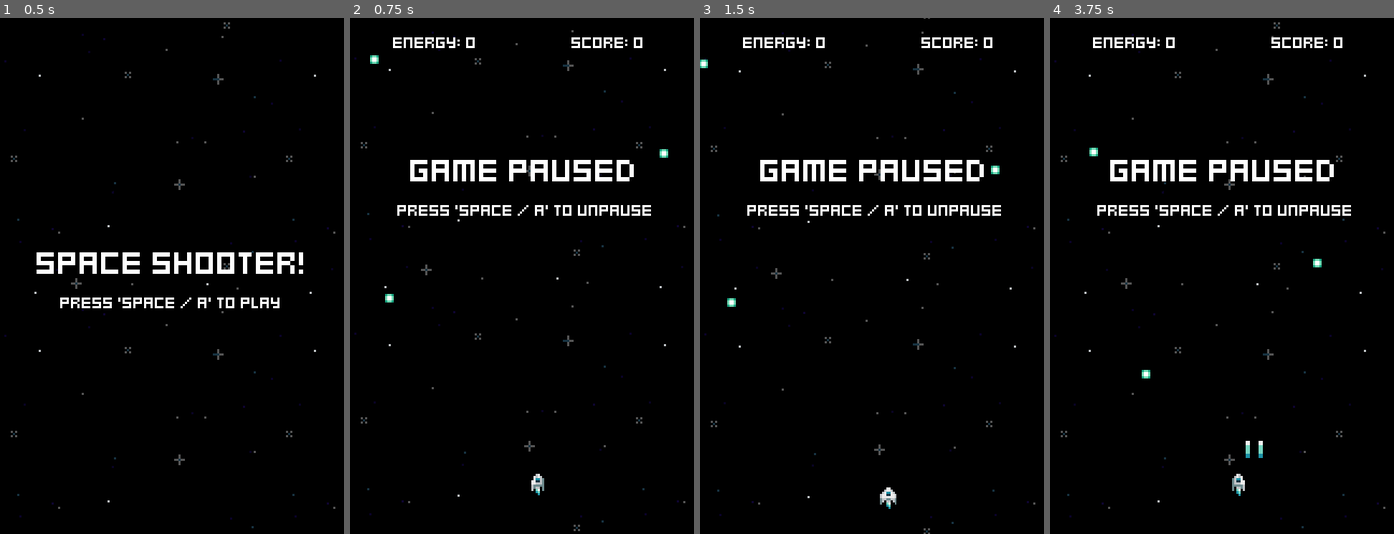
Above: before the commit, frames 1-4 (left to right).
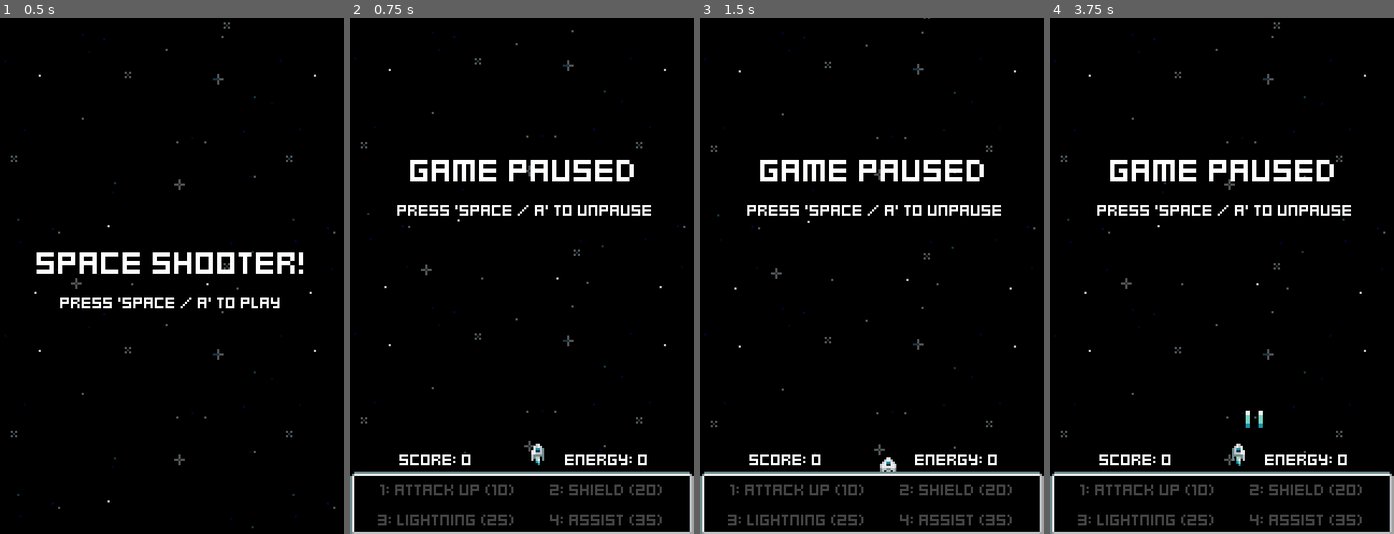
Above: after the commit, the same moments.

Repository: jacristi/godot-space-shooter
Game: Godot game, scene res://ui/menu.tscn
The game is run twice, just before and just after one commit, with the same random seed, the same clock (stepped at 60 frames per second) and the same inputs.
Inputs:
- Up to frame 1 (0.5 s): no input
- Up to frame 2 (0.75 s): tap Space (fire) at 0.5, 0.6 s; hold D (move_right) from 0.53 s (still down)
- Up to frame 3 (1.5 s): tap Space (fire) at 1.25, 1.35 s; release D (move_right) at 1.28 s; hold S (move_down) from 1.28 s (still down)
- Up to frame 4 (3.75 s): tap Space (fire) at 2, 2.1, 2.75, 2.85, 3.5, 3.6 s; release S (move_down) at 2.03 s; hold D (move_right) 2.03-2.78 s; hold W (move_up) 2.78-3.53 s; hold A (move_left) from 3.53 s (still down)

Frame 1 is identical in both runs. In frame 2, 4.1% of the frame differs, in the area x 0-100%, y 3-100%; in frame 3, 4.1%; in frame 4, 4.3%.

Commit message:
feat: major initial changes for powerup rework

Diff:
--- a/components/border_bounce_component.gd
+++ b/components/border_bounce_component.gd
@@ -20,7 +20,7 @@
 var top_border    = 0
 var left_border   = 0
 var right_border  = ProjectSettings.get_setting("display/window/size/viewport_width")
-var bottom_border = ProjectSettings.get_setting("display/window/size/viewport_height")
+var bottom_border = ProjectSettings.get_setting("display/window/size/viewport_height") - 24
 
 func _ready() -> void:
     top_clamp    = top_border + margin
--- a/components/position_clamp_component.gd
+++ b/components/position_clamp_component.gd
@@ -6,7 +6,7 @@
 @export var left_margin: = 8
 @export var right_margin: = 8
 @export var top_margin: = 16
-@export var bottom_margin: = 8
+@export var bottom_margin: = 24
 
 @export var should_clamp_left   := true
 @export var should_clamp_right  := true
@@ -18,10 +18,10 @@
 var top_clamp:    float
 var bottom_clamp: float
 
-var bottom_border    = ProjectSettings.get_setting("display/window/size/viewport_height")
+var bottom_border = ProjectSettings.get_setting("display/window/size/viewport_height")
 var left_border   = 0
 var right_border  = ProjectSettings.get_setting("display/window/size/viewport_width")
-var top_border = 0
+var top_border    = 0
 
 func _ready() -> void:
     bottom_clamp    = bottom_border - bottom_margin
--- a/enemies/enemy_generator.tscn
+++ b/enemies/enemy_generator.tscn
@@ -28,6 +28,7 @@
 script = ExtResource("2_6o3sb")
 
 [node name="GreenEnemySpawnTimer" type="Timer" parent="."]
+wait_time = 0.5
 one_shot = true
 autostart = true
 
--- a/enemies/green_enemy.tscn
+++ b/enemies/green_enemy.tscn
@@ -39,7 +39,8 @@
 size = Vector2(6, 2)
 
 [node name="GreenEnemy" instance=ExtResource("1_hr23f")]
-spawn_time = 3.0
+spawn_time = 4.0
+energy_dropped = 2
 
 [node name="AnimatedSprite2D" parent="." index="0"]
 sprite_frames = SubResource("SpriteFrames_hpgne")
--- a/enemies/yellow_enemy.tscn
+++ b/enemies/yellow_enemy.tscn
@@ -36,7 +36,7 @@
 [node name="YellowEnemy" instance=ExtResource("1_gqcw3")]
 script = ExtResource("2_5qepq")
 spawn_time = 9.0
-energy_dropped = 2
+energy_dropped = 3
 
 [node name="AnimatedSprite2D" parent="." index="0"]
 sprite_frames = SubResource("SpriteFrames_d5yub")
--- a/events/Events.gd
+++ b/events/Events.gd
@@ -1,4 +1 @@
 extends Node
-
-
-signal enemy_ship_destroyed
--- /dev/null
+++ b/pickups/blue_attack_speed_up.gd
@@ -0,0 +1,14 @@
+extends Node2D
+
+@export var player: Node2D
+@onready var variable_pitch_audio_stream_player: VariablePitchAudioStreamPlayer = $VariablePitchAudioStreamPlayer
+
+
+func _ready() -> void:
+    if player == null:
+        player = get_tree().get_first_node_in_group("player")
+
+    player.incr_fire_rate()
+    variable_pitch_audio_stream_player.play()
+    await get_tree().create_timer(2.0).timeout
+    queue_free()
--- /dev/null
+++ b/pickups/blue_attack_speed_up.tscn
@@ -0,0 +1,15 @@
+[gd_scene load_steps=4 format=3 uid="uid://ddfakrfu06re4"]
+
+[ext_resource type="Script" path="res://pickups/blue_attack_speed_up.gd" id="1_7f6jx"]
+[ext_resource type="AudioStream" uid="uid://dmvk7yrt6ufwy" path="res://sfx/pickup_sound_1.wav" id="2_lf5e4"]
+[ext_resource type="Script" path="res://components/variable_pitch_audio_stream_player.gd" id="3_ww6yw"]
+
+[node name="AttackSpeedUp" type="Node2D"]
+script = ExtResource("1_7f6jx")
+
+[node name="VariablePitchAudioStreamPlayer" type="AudioStreamPlayer" parent="."]
+stream = ExtResource("2_lf5e4")
+volume_db = -11.716
+bus = &"SFX"
+script = ExtResource("3_ww6yw")
+auto_play_with_variance = true
--- a/pickups/blue_pickup.tscn
+++ b/pickups/blue_pickup.tscn
@@ -1,7 +1,8 @@
-[gd_scene load_steps=13 format=3 uid="uid://bn37hg8rvt4in"]
+[gd_scene load_steps=14 format=3 uid="uid://bn37hg8rvt4in"]
 
 [ext_resource type="PackedScene" uid="uid://bfgfj802ng1mt" path="res://pickups/pickup.tscn" id="1_lcx6e"]
 [ext_resource type="Texture2D" uid="uid://yapodnb80tn2" path="res://assets/pickups.png" id="2_rmyun"]
+[ext_resource type="PackedScene" uid="uid://ddfakrfu06re4" path="res://pickups/blue_attack_speed_up.tscn" id="3_ykay1"]
 
 [sub_resource type="AtlasTexture" id="AtlasTexture_1itdo"]
 atlas = ExtResource("2_rmyun")
@@ -67,7 +68,6 @@
 size = Vector2(6, 6)
 
 [node name="BluePickup" instance=ExtResource("1_lcx6e")]
-pickup_score = 150
 
 [node name="AnimatedSprite2D" parent="." index="0"]
 sprite_frames = SubResource("SpriteFrames_grv4a")
@@ -89,3 +89,6 @@
 
 [node name="CollectedComponent" parent="." index="12" node_paths=PackedStringArray("spawner_component")]
 spawner_component = NodePath("../CollectedSpawnerComponent")
+
+[node name="CollectedSpawnerComponent" parent="." index="13"]
+scene = ExtResource("3_ykay1")
--- a/pickups/energy_pickup.tscn
+++ b/pickups/energy_pickup.tscn
@@ -59,5 +59,5 @@
 
 [node name="MoveToComponent" type="Node" parent="States/MoveToCollectState" node_paths=PackedStringArray("actor")]
 script = ExtResource("5_0i7n7")
-speed = 150.0
+speed = 200.0
 actor = NodePath("../../..")
--- a/pickups/pickup.gd
+++ b/pickups/pickup.gd
@@ -1,7 +1,5 @@
 class_name Pickup
 extends Node2D
-
-@export var pickup_score: int
 
 @onready var move_component:  MoveComponent  = $MoveComponent
 @onready var stats_component: StatsComponent = $StatsComponent
@@ -18,7 +16,6 @@
 
 @onready var audio_player: VariablePitchAudioStreamPlayer = $VariablePitchAudioStreamPlayer
 @onready var blip_audio_stream_player: VariablePitchAudioStreamPlayer = $BlipAudioStreamPlayer
-
 
 
 func _ready() -> void:
@@ -43,5 +40,4 @@
 
 
 func handle_on_collect(_hurtbox: HurtboxComponent) -> void:
-    score_component.adjust_score(pickup_score)
     collected_component.destroy()
--- a/pickups/pickup.tscn
+++ b/pickups/pickup.tscn
@@ -56,6 +56,7 @@
 [node name="HitboxComponent" type="Area2D" parent="."]
 collision_layer = 0
 script = ExtResource("9_ly3yr")
+damage = 0
 
 [node name="HurtComponent" type="Node" parent="." node_paths=PackedStringArray("stats_component", "hurtbox_component")]
 script = ExtResource("10_73utc")
--- a/pickups/pickup_generator.gd
+++ b/pickups/pickup_generator.gd
@@ -1,9 +1,20 @@
 extends Node2D
+
+@export var blue_powerup_cost := 3
+@export var yellow_powerup_cost := 50
+@export var green_powerup_cost := 35
+@export var white_powerup_cost := 75
 
 @export var BluePickupScene: PackedScene
 @export var YellowPickupScene: PackedScene
 @export var GreenPickupScene: PackedScene
 @export var WhitePickupScene: PackedScene
+
+@onready var blue_pickup_spawn_timer: Timer = $BluePickupSpawnTimer
+@onready var yellow_pickup_spawn_timer: Timer = $YellowPickupSpawnTimer
+@onready var green_pickup_spawn_timer: Timer = $GreenPickupSpawnTimer
+@onready var white_pickup_spawn_timer: Timer = $WhitePickupSpawnTimer
+
 
 var margin := 8
 var screen_width = ProjectSettings.get_setting("display/window/size/viewport_width")
@@ -11,64 +22,72 @@
 @export var game_stats: GameStats
 
 @onready var spawner_component: SpawnerComponent = $SpawnerComponent
-@onready var blue_pickup_spawn_timer: Timer = $BluePickupSpawnTimer
-@onready var yelllow_pickup_spawn_timer: Timer = $YelllowPickupSpawnTimer
-@onready var green_pickup_spawn_timer: Timer = $GreenPickupSpawnTimer
-@onready var white_pickup_spawn_timer: Timer = $WhitePickupSpawnTimer
+var player
 
 
 func _ready() -> void:
-    blue_pickup_spawn_timer.timeout.connect(
-        handle_pickup_spawn.bind(
-            BluePickupScene,
-            blue_pickup_spawn_timer
+    if player == null:
+        player = get_tree().get_first_node_in_group("player")
+
+func handle_pickup_spawn(pickup_scene: PackedScene) -> void:
+    if not is_instance_valid(player): return
+    spawner_component.scene = pickup_scene
+    spawner_component.spawn(
+        Vector2(player.position.x, player.position.y-15)
         )
-    )
 
-    yelllow_pickup_spawn_timer.timeout.connect(
-        handle_pickup_spawn.bind(
-            YellowPickupScene,
-            yelllow_pickup_spawn_timer
-        )
-    )
+func _process(delta: float) -> void:
+    if Input.is_action_just_pressed("option_1") and can_spawn_blue_pickup():
+        purchase_blue_powerup()
 
-    green_pickup_spawn_timer.timeout.connect(
-        handle_pickup_spawn.bind(
-            GreenPickupScene,
-            green_pickup_spawn_timer
-        )
-    )
+    if Input.is_action_just_pressed("option_2") and can_spawn_green_pickup():
+        purchase_green_powerup()
 
-    white_pickup_spawn_timer.timeout.connect(
-        handle_pickup_spawn.bind(
-            WhitePickupScene,
-            white_pickup_spawn_timer
-        )
-    )
+    if Input.is_action_just_pressed("option_3") and can_spawn_yellow_pickup():
+        purchase_yellow_powerup()
 
-    game_stats.score_changed.connect(check_enable_pickup_timers)
+    if Input.is_action_just_pressed("option_4") and can_spawn_white_pickup():
+        purchase_white_powerup()
 
 
-func check_enable_pickup_timers(new_score: int):
-    if new_score > 100:
-        blue_pickup_spawn_timer.process_mode = Node.PROCESS_MODE_INHERIT
-
-    if new_score > 300:
-        green_pickup_spawn_timer.process_mode = Node.PROCESS_MODE_INHERIT
-
-    if new_score > 500:
-        yelllow_pickup_spawn_timer.process_mode = Node.PROCESS_MODE_INHERIT
-
-    if new_score > 650:
-        white_pickup_spawn_timer.process_mode = Node.PROCESS_MODE_INHERIT
+func purchase_blue_powerup():
+    if game_stats.energy < blue_powerup_cost: return
+    game_stats.energy -= blue_powerup_cost
+    handle_pickup_spawn(BluePickupScene)
+    blue_pickup_spawn_timer.start()
 
 
-func handle_pickup_spawn(pickup_scene: PackedScene, timer: Timer) -> void:
-    spawner_component.scene = pickup_scene
-    spawner_component.spawn(
-        Vector2(
-            randf_range(margin, screen_width-margin),
-            5
-            )
-        )
-    timer.start()
+func purchase_yellow_powerup():
+    if game_stats.energy < yellow_powerup_cost: return
+    game_stats.energy -= yellow_powerup_cost
+    handle_pickup_spawn(YellowPickupScene)
+    yellow_pickup_spawn_timer.start()
+
+
+func purchase_green_powerup():
+    if game_stats.energy < green_powerup_cost: return
+    game_stats.energy -= green_powerup_cost
+    handle_pickup_spawn(GreenPickupScene)
+    green_pickup_spawn_timer.start()
+
+
+func purchase_white_powerup():
+    if game_stats.energy < white_powerup_cost: return
+    game_stats.energy -= white_powerup_cost
+    handle_pickup_spawn(WhitePickupScene)
+    white_pickup_spawn_timer.start()
+
+
+func can_player_get_flank_ship():
+    if not is_instance_valid(player): return false
+    return not player.has_flank_left_1 \
+        or not player.has_flank_left_2 \
+        or not player.has_flank_right_1 \
+        or not player.has_flank_right_2
+
+func can_spawn_blue_pickup() -> bool: return blue_pickup_spawn_timer.time_left <= 0 and game_stats.energy >= 10
+func can_spawn_green_pickup() -> bool: return green_pickup_spawn_timer.time_left <= 0 and game_stats.energy >= 20
+func can_spawn_yellow_pickup() -> bool: return yellow_pickup_spawn_timer.time_left <= 0 and game_stats.energy >= 25
+func can_spawn_white_pickup() -> bool: return white_pickup_spawn_timer.time_left <= 0 \
+    and game_stats.energy >= 35 \
+    and can_player_get_flank_ship()
--- a/pickups/pickup_generator.tscn
+++ b/pickups/pickup_generator.tscn
@@ -1,19 +1,24 @@
-[gd_scene load_steps=8 format=3 uid="uid://di2ph76flv6jj"]
+[gd_scene load_steps=9 format=3 uid="uid://di2ph76flv6jj"]
 
 [ext_resource type="Script" path="res://components/spawner_component.gd" id="1_a116s"]
 [ext_resource type="Script" path="res://pickups/pickup_generator.gd" id="1_xw532"]
-[ext_resource type="PackedScene" uid="uid://0dqkb5n4y50j" path="res://pickups/yellow_pickup.tscn" id="3_cj8ys"]
+[ext_resource type="PackedScene" uid="uid://ddfakrfu06re4" path="res://pickups/blue_attack_speed_up.tscn" id="2_3ji3i"]
 [ext_resource type="Resource" uid="uid://xq5q3g3tvjm1" path="res://resources/game_stats.tres" id="3_itmc1"]
 [ext_resource type="PackedScene" uid="uid://bn37hg8rvt4in" path="res://pickups/blue_pickup.tscn" id="3_o20su"]
-[ext_resource type="PackedScene" uid="uid://chrwe6wygwpss" path="res://pickups/green_pickup.tscn" id="4_r45pj"]
-[ext_resource type="PackedScene" uid="uid://clewvp4mprern" path="res://pickups/white_pickup.tscn" id="5_j0gc6"]
+[ext_resource type="PackedScene" uid="uid://dj8gox2cs60nn" path="res://projectiles/yellow_pickup_projectile.tscn" id="3_wtcxm"]
+[ext_resource type="PackedScene" uid="uid://xxsws20p7731" path="res://projectiles/player_ship_shield.tscn" id="4_ojr0q"]
+[ext_resource type="PackedScene" uid="uid://lt8c5mqot8ul" path="res://scenes/player/player_flank.tscn" id="5_xajjh"]
 
-[node name="PickupGenerator" type="Node2D"]
+[node name="PickupGenerator" type="Node2D" groups=["PickupManager"]]
 script = ExtResource("1_xw532")
-BluePickupScene = ExtResource("3_o20su")
-YellowPickupScene = ExtResource("3_cj8ys")
-GreenPickupScene = ExtResource("4_r45pj")
-WhitePickupScene = ExtResource("5_j0gc6")
+blue_powerup_cost = 10
+yellow_powerup_cost = 25
+green_powerup_cost = 20
+white_powerup_cost = 35
+BluePickupScene = ExtResource("2_3ji3i")
+YellowPickupScene = ExtResource("3_wtcxm")
+GreenPickupScene = ExtResource("4_ojr0q")
+WhitePickupScene = ExtResource("5_xajjh")
 game_stats = ExtResource("3_itmc1")
 
 [node name="SpawnerComponent" type="Node2D" parent="."]
@@ -21,25 +26,17 @@
 scene = ExtResource("3_o20su")
 
 [node name="BluePickupSpawnTimer" type="Timer" parent="."]
-process_mode = 4
-wait_time = 45.0
+wait_time = 10.0
 one_shot = true
-autostart = true
 
-[node name="YelllowPickupSpawnTimer" type="Timer" parent="."]
-process_mode = 4
-wait_time = 80.0
+[node name="YellowPickupSpawnTimer" type="Timer" parent="."]
+wait_time = 10.0
 one_shot = true
-autostart = true
 
 [node name="GreenPickupSpawnTimer" type="Timer" parent="."]
-process_mode = 4
-wait_time = 50.0
+wait_time = 10.0
 one_shot = true
-autostart = true
 
 [node name="WhitePickupSpawnTimer" type="Timer" parent="."]
-process_mode = 4
-wait_time = 50.0
+wait_time = 10.0
 one_shot = true
-autostart = true
--- a/project.godot
+++ b/project.godot
@@ -28,6 +28,11 @@
 window/size/window_width_override=640
 window/size/window_height_override=960
 window/stretch/mode="canvas_items"
+
+[gui]
+
+theme/custom="res://resources/default_theme.tres"
+theme/custom_font="res://fonts/kenney_mini_square.ttf"
 
 [input]
 
@@ -80,6 +85,41 @@
 "events": [Object(InputEventKey,"resource_local_to_scene":false,"resource_name":"","device":-1,"window_id":0,"alt_press …(192 unchanged characters)…
 ]
 }
+nav_left={
+"deadzone": 0.5,
+"events": [Object(InputEventKey,"resource_local_to_scene":false,"resource_name":"","device":-1,"window_id":0,"alt_pressed":false,"shift_pressed":false,"ctrl_pressed":false,"meta_pressed":false,"pressed":false,"keycode":0,"physical_keycode":81,"key_label":0,"unicode":113,"location":0,"echo":false,"script":null)
+]
+}
+nav_right={
+"deadzone": 0.5,
+"events": [Object(InputEventKey,"resource_local_to_scene":false,"resource_name":"","device":-1,"window_id":0,"alt_pressed":false,"shift_pressed":false,"ctrl_pressed":false,"meta_pressed":false,"pressed":false,"keycode":0,"physical_keycode":69,"key_label":0,"unicode":101,"location":0,"echo":false,"script":null)
+]
+}
+option_1={
+"deadzone": 0.5,
+"events": [Object(InputEventKey,"resource_local_to_scene":false,"resource_name":"","device":-1,"window_id":0,"alt_pressed":false,"shift_pressed":false,"ctrl_pressed":false,"meta_pressed":false,"pressed":false,"keycode":0,"physical_keycode":49,"key_label":0,"unicode":49,"location":0,"echo":false,"script":null)
+]
+}
+option_2={
+"deadzone": 0.5,
+"events": [Object(InputEventKey,"resource_local_to_scene":false,"resource_name":"","device":-1,"window_id":0,"alt_pressed":false,"shift_pressed":false,"ctrl_pressed":false,"meta_pressed":false,"pressed":false,"keycode":0,"physical_keycode":50,"key_label":0,"unicode":50,"location":0,"echo":false,"script":null)
+]
+}
+option_3={
+"deadzone": 0.5,
+"events": [Object(InputEventKey,"resource_local_to_scene":false,"resource_name":"","device":-1,"window_id":0,"alt_pressed":false,"shift_pressed":false,"ctrl_pressed":false,"meta_pressed":false,"pressed":false,"keycode":0,"physical_keycode":51,"key_label":0,"unicode":51,"location":0,"echo":false,"script":null)
+]
+}
+option_4={
+"deadzone": 0.5,
+"events": [Object(InputEventKey,"resource_local_to_scene":false,"resource_name":"","device":-1,"window_id":0,"alt_pressed":false,"shift_pressed":false,"ctrl_pressed":false,"meta_pressed":false,"pressed":false,"keycode":0,"physical_keycode":52,"key_label":0,"unicode":52,"location":0,"echo":false,"script":null)
+]
+}
+option_5={
+"deadzone": 0.5,
+"events": [Object(InputEventKey,"resource_local_to_scene":false,"resource_name":"","device":-1,"window_id":0,"alt_pressed":false,"shift_pressed":false,"ctrl_pressed":false,"meta_pressed":false,"pressed":false,"keycode":0,"physical_keycode":53,"key_label":0,"unicode":53,"location":0,"echo":false,"script":null)
+]
+}
 
 [layer_names]
 
--- /dev/null
+++ b/resources/default_theme.tres
@@ -0,0 +1,6 @@
+[gd_resource type="Theme" load_steps=2 format=3 uid="uid://b8bofxujashyo"]
+
+[ext_resource type="FontFile" uid="uid://7q4tkaor3ram" path="res://fonts/kenney_mini_square.ttf" id="1_1epct"]
+
+[resource]
+Label/fonts/font = ExtResource("1_1epct")
--- a/scenes/game.tscn
+++ b/scenes/game.tscn
@@ -1,37 +1,40 @@
-[gd_scene load_steps=9 format=3 uid="uid://yyj83jss4nbu"]
+[gd_scene load_steps=10 format=3 uid="uid://yyj83jss4nbu"]
 
 [ext_resource type="Script" path="res://scenes/game.gd" id="1_1juuu"]
 [ext_resource type="PackedScene" uid="uid://kv3iri7trh6a" path="res://scenes/player/player_ship.tscn" id="1_pygth"]
 [ext_resource type="Resource" uid="uid://xq5q3g3tvjm1" path="res://resources/game_stats.tres" id="2_cxryx"]
 [ext_resource type="PackedScene" uid="uid://dtkt6ce0d5p2g" path="res://effects/space_background.tscn" id="2_jcunf"]
 [ext_resource type="PackedScene" uid="uid://cjjsl54xehrvt" path="res://enemies/enemy_generator.tscn" id="3_o0xhe"]
+[ext_resource type="PackedScene" uid="uid://di2ph76flv6jj" path="res://pickups/pickup_generator.tscn" id="5_824rs"]
 [ext_resource type="LabelSettings" uid="uid://cjof1qwn8asa1" path="res://fonts/default_label_settings.tres" id="5_tlyl2"]
 [ext_resource type="PackedScene" uid="uid://3etvr5r3lq15" path="res://ui/pause_menu.tscn" id="7_of8lj"]
-[ext_resource type="PackedScene" uid="uid://cdcwxughhalt3" path="res://pickups/energy_pickup.tscn" id="8_ib6he"]
+[ext_resource type="PackedScene" uid="uid://c5rmsumihclp3" path="res://ui/powerup_canvas.tscn" id="10_uim6s"]
 
 [node name="Game" type="Node2D"]
 script = ExtResource("1_1juuu")
 game_stats = ExtResource("2_cxryx")
 
 [node name="PlayerShip" parent="." groups=["player"] instance=ExtResource("1_pygth")]
-position = Vector2(80, 216)
+position = Vector2(80, 202)
 
 [node name="SpaceBackground" parent="." instance=ExtResource("2_jcunf")]
 
 [node name="EnemyGenerator" parent="." instance=ExtResource("3_o0xhe")]
 
 [node name="ScoreLabel" type="Label" parent="."]
-offset_left = 80.0
-offset_right = 160.0
-offset_bottom = 23.0
+offset_top = 194.0
+offset_right = 80.0
+offset_bottom = 217.0
 text = "Score"
 label_settings = ExtResource("5_tlyl2")
 horizontal_alignment = 1
 vertical_alignment = 1
 
 [node name="EnergyLabel" type="Label" parent="."]
-offset_right = 80.0
-offset_bottom = 23.0
+offset_left = 80.0
+offset_top = 194.0
+offset_right = 160.0
+offset_bottom = 217.0
 text = "Energy"
 label_settings = ExtResource("5_tlyl2")
 horizontal_alignment = 1
@@ -43,11 +46,7 @@
 offset_right = 81.0
 offset_bottom = 77.0
 
-[node name="EnergyPickup" parent="." instance=ExtResource("8_ib6he")]
-position = Vector2(25, 132)
+[node name="PickupGenerator" parent="." instance=ExtResource("5_824rs")]
 
-[node name="EnergyPickup2" parent="." instance=ExtResource("8_ib6he")]
-position = Vector2(23, 22)
-
-[node name="EnergyPickup3" parent="." instance=ExtResource("8_ib6he")]
-position = Vector2(153, 60)
+[node name="PowerupCanvas" parent="." instance=ExtResource("10_uim6s")]
+game_stats = ExtResource("2_cxryx")
--- a/scenes/player/player_ship.gd
+++ b/scenes/player/player_ship.gd
@@ -34,6 +34,11 @@
         4000: .1,
     }
 
+func incr_fire_rate():
+    if fire_rate_timer.wait_time <= .1: return
+    fire_rate_timer.wait_time = fire_rate_timer.wait_time - .025
+
+
 func _ready():
     fire_rate_timer.timeout.connect(fire_projectiles)
     game_stats.player = self_node
--- a/scenes/player/player_ship.tscn
+++ b/scenes/player/player_ship.tscn
@@ -191,7 +191,7 @@
 [node name="PositionClampComponent" type="Node2D" parent="." node_paths=PackedStringArray("actor")]
 script = ExtResource("5_yhg1b")
 actor = NodePath("..")
-bottom_margin = 16
+bottom_margin = 30
 
 [node name="ProjectileSourceLeft" type="Marker2D" parent="."]
 position = Vector2(-3, -2)
--- /dev/null
+++ b/ui/powerup_canvas.tscn
@@ -0,0 +1,74 @@
+[gd_scene load_steps=4 format=3 uid="uid://c5rmsumihclp3"]
+
+[ext_resource type="Texture2D" uid="uid://bhoy2hdn6wuqv" path="res://assets/spr_ui_box.png" id="1_f3qsv"]
+[ext_resource type="Script" path="res://ui/powerup_ui.gd" id="1_ji2la"]
+[ext_resource type="Theme" uid="uid://b8bofxujashyo" path="res://resources/default_theme.tres" id="1_l5yb7"]
+
+[node name="PowerupCanvas" type="CanvasLayer"]
+script = ExtResource("1_ji2la")
+color_active = Color(1, 1, 1, 1)
+color_inactive = Color(0.266575, 0.266575, 0.266575, 1)
+
+[node name="NinePatchRect" type="NinePatchRect" parent="."]
+anchors_preset = 12
+anchor_top = 1.0
+anchor_right = 1.0
+anchor_bottom = 1.0
+offset_top = -29.0
+offset_bottom = 1.0
+grow_horizontal = 2
+grow_vertical = 0
+texture = ExtResource("1_f3qsv")
+patch_margin_left = 2
+patch_margin_top = 2
+patch_margin_right = 2
+patch_margin_bottom = 2
+
+[node name="VBoxContainer" type="VBoxContainer" parent="NinePatchRect"]
+layout_mode = 1
+anchors_preset = 15
+anchor_right = 1.0
+anchor_bottom = 1.0
+grow_horizontal = 2
+grow_vertical = 2
+theme_override_constants/separation = -2
+
+[node name="HBoxContainer" type="HBoxContainer" parent="NinePatchRect/VBoxContainer"]
+layout_mode = 2
+size_flags_horizontal = 3
+size_flags_vertical = 6
+theme_override_constants/separation = 16
+alignment = 1
+
+[node name="Powerup1" type="Label" parent="NinePatchRect/VBoxContainer/HBoxContainer"]
+layout_mode = 2
+theme = ExtResource("1_l5yb7")
+theme_override_font_sizes/font_size = 8
+text = "1: ATTACK UP (10)"
+
+[node name="Powerup2" type="Label" parent="NinePatchRect/VBoxContainer/HBoxContainer"]
+layout_mode = 2
+theme = ExtResource("1_l5yb7")
+theme_override_font_sizes/font_size = 8
+text = "2: SHIELD (20)
+"
+
+[node name="HBoxContainer2" type="HBoxContainer" parent="NinePatchRect/VBoxContainer"]
+layout_mode = 2
+size_flags_horizontal = 3
+size_flags_vertical = 6
+theme_override_constants/separation = 16
+alignment = 1
+
+[node name="Powerup3" type="Label" parent="NinePatchRect/VBoxContainer/HBoxContainer2"]
+layout_mode = 2
+theme = ExtResource("1_l5yb7")
+theme_override_font_sizes/font_size = 8
+text = "3: LIGHTNING (25)"
+
+[node name="Powerup4" type="Label" parent="NinePatchRect/VBoxContainer/HBoxContainer2"]
+layout_mode = 2
+theme = ExtResource("1_l5yb7")
+theme_override_font_sizes/font_size = 8
+text = "4: ASSIST (35)
+"
--- /dev/null
+++ b/ui/powerup_ui.gd
@@ -0,0 +1,62 @@
+extends CanvasLayer
+
+
+@onready var powerup_1: Label = $NinePatchRect/VBoxContainer/HBoxContainer/Powerup1
+@onready var powerup_2: Label = $NinePatchRect/VBoxContainer/HBoxContainer/Powerup2
+@onready var powerup_3: Label = $NinePatchRect/VBoxContainer/HBoxContainer2/Powerup3
+@onready var powerup_4: Label = $NinePatchRect/VBoxContainer/HBoxContainer2/Powerup4
+
+@export var color_active: Color
+@export var color_inactive: Color
+@export var game_stats: GameStats
+
+var pickup_manager
+var labels_dict = {
+    "powerup_1": powerup_1,
+    "powerup_2": powerup_2,
+    "powerup_3": powerup_3,
+    "powerup_4": powerup_4,
+}
+
+func _ready() -> void:
+    powerup_1.set("theme_override_colors/font_color", color_inactive)
+    powerup_2.set("theme_override_colors/font_color", color_inactive)
+    powerup_3.set("theme_override_colors/font_color", color_inactive)
+    powerup_4.set("theme_override_colors/font_color", color_inactive)
+    pickup_manager = get_tree().get_first_node_in_group("PickupManager")
+
+
+func _process(_delta: float) -> void:
+    if pickup_manager == null:
+        pickup_manager = get_tree().get_first_node_in_group("PickupManager")
+    check_powerup_status()
+
+
+func set_label_status(powerup_labelname: String, is_active:bool):
+    if not labels_dict.has(powerup_labelname): return
+    if is_active:
+        labels_dict[powerup_labelname].set("theme_override_colors/font_color", color_active)
+    else:
+        labels_dict[powerup_labelname].set("theme_override_colors/font_color", color_inactive)
+
+
+func check_powerup_status():
+    if pickup_manager.can_spawn_blue_pickup():
+        powerup_1.set("theme_override_colors/font_color", color_active)
+    else:
+        powerup_1.set("theme_override_colors/font_color", color_inactive)
+
+    if pickup_manager.can_spawn_green_pickup():
+        powerup_2.set("theme_override_colors/font_color", color_active)
+    else:
+        powerup_2.set("theme_override_colors/font_color", color_inactive)
+
+    if pickup_manager.can_spawn_yellow_pickup():
+        powerup_3.set("theme_override_colors/font_color", color_active)
+    else:
+        powerup_3.set("theme_override_colors/font_color", color_inactive)
+
+    if pickup_manager.can_spawn_white_pickup():
+        powerup_4.set("theme_override_colors/font_color", color_active)
+    else:
+        powerup_4.set("theme_override_colors/font_color", color_inactive)
Binary file added: assets/spr_ui_box.png
Not shown, added: assets/spr_ui_box.png.import
